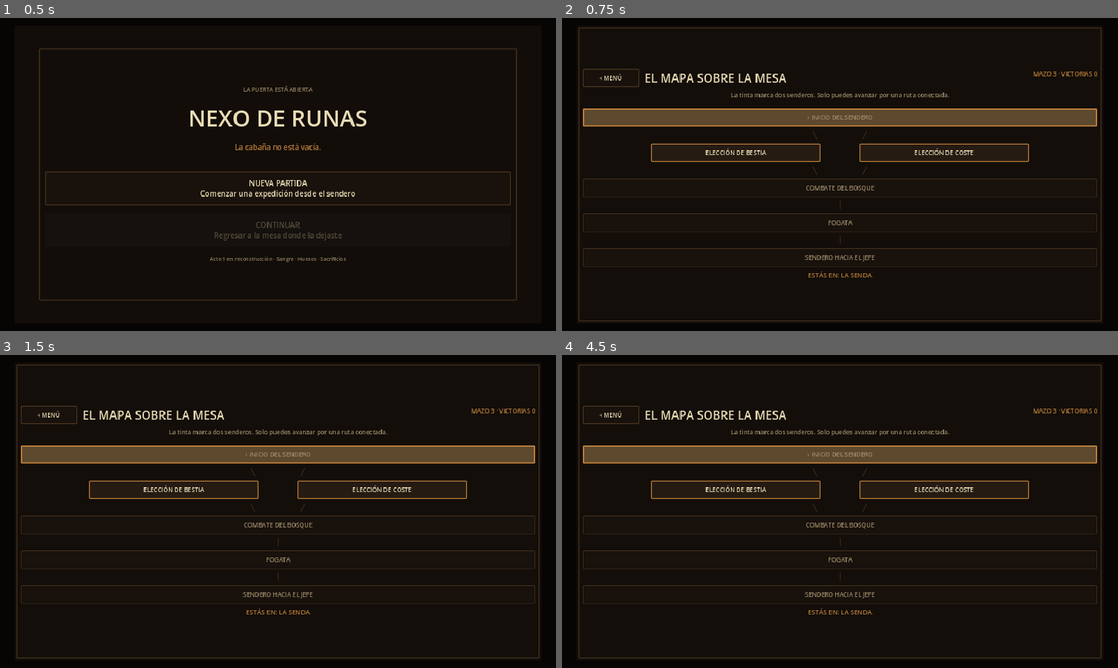
Above: before the commit, frames 1-4 (two rows, left to right).
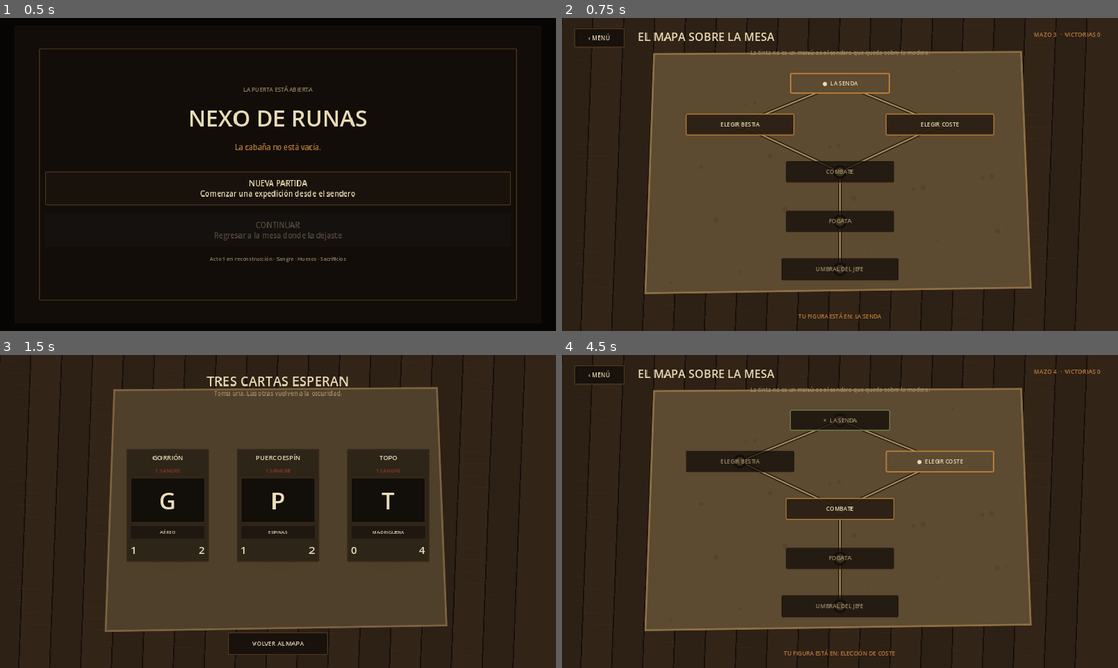
Above: after the commit, the same moments.

Repository: LoloscarPrr/Nexo-de-runas-v2
Game: Godot game, scene res://scenes/main.tscn
Two runs of this game, one before a commit and one after it. Both use one fixed random seed, a clock stepped at 60 frames per second and the inputs below.
Inputs (mouse positions are in pixels of both pictures, inside the frame that each line leads up to):
- Up to frame 1 (0.5 s): no input
- Up to frame 2 (0.75 s): click "NUEVA PARTIDA Comenzar una ex…" at 0.5 s
- Up to frame 3 (1.5 s): click (177, 461) at 1.25 s, where only the run after the commit has a clickable "ELEGIR BESTIA"
- Up to frame 4 (4.5 s): click (840, 642) at 2 s, where only the run after the commit has a clickable "VOLVER AL MAPA"; click (940, 461) at 2.75 s, where only the run after the commit has a clickable "ELEGIR COSTE"; click (612, 414) at 3.5 s, where only the run before the commit has a clickable "‹ MENÚ"; click (840, 524) at 4.25 s, where only the run before the commit has a clickable "NUEVA PARTIDA Comenzar una ex…"

Frame 1 is identical in both runs. In frame 2, 89% of the frame differs, in the area x 0-100%, y 0-100%; in frame 3, 84%; in frame 4, 88%.

Commit message:
feat(ui): turn campaign route into physical Acto 1 table

Diff:
--- a/scripts/ui/immersive_campaign_view.gd
+++ b/scripts/ui/immersive_campaign_view.gd
@@ -3,6 +3,7 @@
 const ImmersiveTableScript = preload("res://scripts/ui/battle_table.gd")
 const ImmersiveCardScript = preload("res://scripts/ui/battle_card.gd")
 const ImmersiveCatalogScript = preload("res://scripts/domain/card_catalog.gd")
+const CampaignBackdropScript = preload("res://scripts/ui/campaign_backdrop.gd")
 
 const I_INK := Color8(232, 218, 180)
 const I_MUTED := Color8(157, 139, 105)
@@ -10,6 +11,8 @@
 const I_BONE := Color8(207, 195, 158)
 const I_EDGE := Color8(78, 55, 31)
 const I_WOOD := Color8(37, 27, 18)
+const I_PAPER := Color8(92, 74, 49)
+const I_SUCCESS := Color8(118, 133, 80)
 
 func _render_battle() -> void:
 	_clear_screen()
@@ -23,18 +26,17 @@
 	add_child(table)
 
 	var side_gap := 10.0
-	var lane_width := clampf((vw - 515.0 - side_gap * 3.0) / 4.0, 150.0, 178.0)
-	var lane_height := 170.0
+	var lane_width := clampf((vw - 515.0 - side_gap * 3.0) / 4.0, 150.0, 198.0)
+	var lane_height := 176.0
 	var board_width := lane_width * 4.0 + side_gap * 3.0
 	var board_left := (vw - board_width) * 0.5
 	var right_x := vw - 252.0
 
-	_place(_label("LA MESA  /  TURNO %02d" % battle_state.turn, 20, I_INK, HORIZONTAL_ALIGNMENT_LEFT), Rect2(board_left, 30, board_width, 36))
+	_place(_label("LA MESA  /  TURNO %02d" % battle_state.turn, 20, I_INK, HORIZONTAL_ALIGNMENT_LEFT), Rect2(board_left, 28, board_width, 36))
 	var leave := _small_button("‹ MAPA", 120)
 	leave.pressed.connect(_show_map)
 	_place(leave, Rect2(28, 27, 120, 44))
 
-	# Left side: the scale and resources read as objects beside the table.
 	_place(_label("BALANZA", 14, I_AMBER, HORIZONTAL_ALIGNMENT_CENTER), Rect2(43, 193, 194, 28))
 	_place(_label("%+d / 5" % battle_state.scale, 23, I_INK, HORIZONTAL_ALIGNMENT_CENTER), Rect2(49, 405, 182, 34))
 	_place(_label("HUESOS  %d" % battle_state.bones, 18, I_BONE, HORIZONTAL_ALIGNMENT_CENTER), Rect2(38, 452, 202, 34))
@@ -42,27 +44,24 @@
 	var blood_text := "SANGRE  %d / %d" % [selected_sacrifices.size(), blood_cost] if blood_cost > 0 else "SANGRE  —"
 	_place(_label(blood_text, 16, I_INK, HORIZONTAL_ALIGNMENT_CENTER), Rect2(32, 489, 214, 34))
 
-	# Guardian panel hugs the actual right edge on wide Android displays.
 	_place(_label("EL GUARDIÁN", 14, I_MUTED, HORIZONTAL_ALIGNMENT_CENTER), Rect2(right_x, 238, 228, 28))
 	if battle_state.enemy_queue_index < battle_state.enemy_queue.size():
 		var next_card := ImmersiveCatalogScript.find_by_id(battle_state.enemy_queue[battle_state.enemy_queue_index])
 		_place(_label("SE ACERCA\n%s" % str(next_card.get("name", "")), 13, I_AMBER, HORIZONTAL_ALIGNMENT_CENTER), Rect2(right_x, 274, 228, 50))
 
-	# Four physical lanes. On wider phones they grow slightly but never become comically large.
 	for lane in range(4):
 		var x := board_left + float(lane) * (lane_width + side_gap)
 		var enemy = battle_state.enemy_lanes[lane]
-		_place(_immersive_slot(enemy, false, lane), Rect2(x, 104, lane_width, lane_height))
+		_place(_immersive_slot(enemy, false, lane), Rect2(x, 98, lane_width, lane_height))
 		var player = battle_state.player_lanes[lane]
 		var player_slot := _immersive_slot(player, true, lane)
 		player_slot.pressed.connect(_on_player_lane_pressed.bind(lane))
 		_place(player_slot, Rect2(x, 294, lane_width, lane_height))
-	_place(_label("SU LADO          ·          CUATRO CARRILES          ·          TU LADO", 11, I_MUTED, HORIZONTAL_ALIGNMENT_CENTER), Rect2(board_left, 273, board_width, 20))
+	_place(_label("SU LADO          ·          CUATRO CARRILES          ·          TU LADO", 11, I_MUTED, HORIZONTAL_ALIGNMENT_CENTER), Rect2(board_left, 274, board_width, 20))
 
 	var status_text: String = battle_state.last_message
-	_place(_label(status_text, 15, I_INK, HORIZONTAL_ALIGNMENT_CENTER), Rect2(board_left - 4, 468, board_width + 8, 51))
-
-	# Draw piles stay separated and visible at all times.
+	_place(_label(status_text, 15, I_INK, HORIZONTAL_ALIGNMENT_CENTER), Rect2(board_left - 4, 473, board_width + 8, 43))
+
 	var draw_deck := _small_button("MAZO\n%d cartas" % battle_state.draw_pile.size(), 110)
 	draw_deck.disabled = not battle_state.needs_draw() or battle_state.draw_pile.is_empty()
 	draw_deck.pressed.connect(_draw_regular)
@@ -74,26 +73,25 @@
 	if battle_state.needs_draw():
 		_place(_label("ELIGE DE DÓNDE ROBAR", 12, I_AMBER, HORIZONTAL_ALIGNMENT_CENTER), Rect2(right_x - 3, 548, 236, 28))
 
-	# Hand: larger cards, direct touch selection and a small physical lift from BattleCard.
 	var hand_scroll := ScrollContainer.new()
 	hand_scroll.horizontal_scroll_mode = ScrollContainer.SCROLL_MODE_AUTO
 	hand_scroll.vertical_scroll_mode = ScrollContainer.SCROLL_MODE_DISABLED
-	_place(hand_scroll, Rect2(board_left - 2, 526, board_width + 4, maxf(182.0, vh - 536.0)))
+	_place(hand_scroll, Rect2(board_left - 4, 518, board_width + 8, maxf(194.0, vh - 526.0)))
 	var hand_row := HBoxContainer.new()
-	hand_row.add_theme_constant_override("separation", 10)
+	hand_row.add_theme_constant_override("separation", 7)
 	hand_scroll.add_child(hand_row)
 	for index in range(battle_state.hand.size()):
 		var card := ImmersiveCardScript.new()
 		card.card = ImmersiveCatalogScript.find_by_id(battle_state.hand[index])
 		card.chosen = index == selected_hand_index
-		card.custom_minimum_size = Vector2(138, 178)
+		card.custom_minimum_size = Vector2(150, 190)
 		card.disabled = battle_state.needs_draw()
 		card.pressed.connect(_select_hand.bind(index))
 		hand_row.add_child(card)
 	if battle_state.hand.is_empty():
 		hand_row.add_child(_label("Tu mano está vacía.", 16, I_MUTED, HORIZONTAL_ALIGNMENT_CENTER))
 	if selected_hand_index >= 0:
-		hand_scroll.set_deferred("scroll_horizontal", maxi(0, selected_hand_index * 148 - int(board_width * 0.4)))
+		hand_scroll.set_deferred("scroll_horizontal", maxi(0, selected_hand_index * 157 - int(board_width * 0.4)))
 
 	var cancel := _small_button("CANCELAR\nSACRIFICIOS", 192)
 	cancel.disabled = selected_sacrifices.is_empty()
@@ -106,6 +104,130 @@
 	bell.disabled = battle_state.needs_draw()
 	bell.pressed.connect(_end_battle_turn)
 	_place(bell, Rect2(right_x, 614, 230, 70))
+
+func _show_map() -> void:
+	if state == null:
+		open_launcher()
+		return
+	_clear_screen()
+	_add_campaign_backdrop("map")
+	var viewport_size := get_viewport_rect().size
+	var vw := maxf(viewport_size.x, 1280.0)
+	var vh := maxf(viewport_size.y, 720.0)
+
+	var back := _small_button("‹ MENÚ", 116)
+	back.pressed.connect(_exit_to_menu)
+	_place(back, Rect2(28, 24, 116, 44))
+	_place(_label("EL MAPA SOBRE LA MESA", 26, I_INK, HORIZONTAL_ALIGNMENT_LEFT), Rect2(175, 24, 500, 38))
+	_place(_label("MAZO %d  ·  VICTORIAS %d" % [state.deck_ids.size(), state.victories], 14, I_AMBER, HORIZONTAL_ALIGNMENT_RIGHT), Rect2(vw - 380, 28, 340, 34))
+	_place(_label("La tinta no es un menú: es el sendero que queda sobre la madera.", 13, I_MUTED, HORIZONTAL_ALIGNMENT_CENTER), Rect2(vw * 0.25, 70, vw * 0.5, 30))
+
+	var cx := vw * 0.5
+	var top := 150.0
+	var usable := maxf(430.0, vh - 245.0)
+	var y0 := top
+	var y1 := top + usable * 0.20
+	var y2 := top + usable * 0.43
+	var y3 := top + usable * 0.67
+	var y4 := top + usable * 0.90
+	var branch_offset := minf(270.0, vw * 0.18)
+	_place(_physical_map_node("start", "LA SENDA"), Rect2(cx - 115, y0 - 24, 230, 48))
+	_place(_physical_map_node("choice_left", "ELEGIR BESTIA"), Rect2(cx - branch_offset - 125, y1 - 25, 250, 50))
+	_place(_physical_map_node("choice_right", "ELEGIR COSTE"), Rect2(cx + branch_offset - 125, y1 - 25, 250, 50))
+	_place(_physical_map_node("battle_1", "COMBATE"), Rect2(cx - 125, y2 - 25, 250, 50))
+	_place(_physical_map_node("campfire_1", "FOGATA"), Rect2(cx - 125, y3 - 25, 250, 50))
+	_place(_physical_map_node("gate_1", "UMBRAL DEL JEFE"), Rect2(cx - 135, y4 - 26, 270, 52))
+
+	var current: Dictionary = state.get_node(state.current_node)
+	_place(_label("TU FIGURA ESTÁ EN: %s" % str(current.get("title", state.current_node)), 13, I_AMBER, HORIZONTAL_ALIGNMENT_CENTER), Rect2(vw * 0.33, vh - 43, vw * 0.34, 28))
+
+func _show_choice(node_id: String) -> void:
+	_clear_screen()
+	_add_campaign_backdrop("choice")
+	var viewport_size := get_viewport_rect().size
+	var vw := maxf(viewport_size.x, 1280.0)
+	var vh := maxf(viewport_size.y, 720.0)
+	_place(_label("TRES CARTAS ESPERAN", 30, I_INK, HORIZONTAL_ALIGNMENT_CENTER), Rect2(vw * 0.25, 38, vw * 0.5, 42))
+	_place(_label("Toma una. Las otras vuelven a la oscuridad.", 14, I_MUTED, HORIZONTAL_ALIGNMENT_CENTER), Rect2(vw * 0.25, 78, vw * 0.5, 30))
+	var ids: Array[String]
+	if node_id == "choice_left":
+		ids = ["gorrion", "puercoespin", "topo"]
+	else:
+		ids = ["zarigueya", "coyote", "vibora"]
+	var card_w := 190.0
+	var card_h := 260.0
+	var gap := minf(90.0, vw * 0.05)
+	var total := card_w * 3.0 + gap * 2.0
+	var left := (vw - total) * 0.5
+	for index in range(ids.size()):
+		var view := _choice_card_button(ids[index], _claim_choice.bind(node_id, ids[index]))
+		_place(view, Rect2(left + float(index) * (card_w + gap), vh * 0.30, card_w, card_h))
+	var back := _small_button("VOLVER AL MAPA", 230)
+	back.pressed.connect(_show_map)
+	_place(back, Rect2(vw * 0.5 - 115, vh - 82, 230, 52))
+
+func _show_campfire(node_id: String) -> void:
+	_clear_screen()
+	_add_campaign_backdrop("campfire")
+	var viewport_size := get_viewport_rect().size
+	var vw := maxf(viewport_size.x, 1280.0)
+	var vh := maxf(viewport_size.y, 720.0)
+	_place(_label("UNA FOGATA ENTRE LOS ÁRBOLES", 30, I_AMBER, HORIZONTAL_ALIGNMENT_CENTER), Rect2(vw * 0.22, 38, vw * 0.56, 44))
+	_place(_label("Las figuras del otro lado del fuego miran tu mazo con demasiado interés.", 14, I_MUTED, HORIZONTAL_ALIGNMENT_CENTER), Rect2(vw * 0.24, 83, vw * 0.52, 34))
+	var approach := _small_button("ACERCARTE AL FUEGO", 300)
+	approach.pressed.connect(_resolve_simple_node.bind(node_id))
+	approach.add_theme_stylebox_override("normal", _panel_style(Color(0.18, 0.09, 0.035, 0.88), I_AMBER, 2, 3))
+	_place(approach, Rect2(vw * 0.5 - 155, vh - 132, 310, 54))
+	var leave := _small_button("ALEJARTE", 220)
+	leave.pressed.connect(_show_map)
+	_place(leave, Rect2(vw * 0.5 - 110, vh - 70, 220, 44))
+
+func _show_region_gate(node_id: String) -> void:
+	_clear_screen()
+	_add_campaign_backdrop("gate")
+	var viewport_size := get_viewport_rect().size
+	var vw := maxf(viewport_size.x, 1280.0)
+	var vh := maxf(viewport_size.y, 720.0)
+	_place(_label("ALGO TE ESPERA MÁS ADELANTE", 31, I_INK, HORIZONTAL_ALIGNMENT_CENTER), Rect2(vw * 0.22, 42, vw * 0.56, 44))
+	_place(_label("Desde la oscuridad llegan golpes de metal y una respiración que no es la tuya.", 14, I_MUTED, HORIZONTAL_ALIGNMENT_CENTER), Rect2(vw * 0.24, 88, vw * 0.52, 34))
+	var enter := _small_button("ACERCARTE AL UMBRAL", 320)
+	enter.pressed.connect(_resolve_simple_node.bind(node_id))
+	enter.add_theme_stylebox_override("normal", _panel_style(Color(0.08, 0.055, 0.035, 0.92), I_AMBER, 2, 3))
+	_place(enter, Rect2(vw * 0.5 - 160, vh - 127, 320, 54))
+	var back := _small_button("VOLVER AL MAPA", 230)
+	back.pressed.connect(_show_map)
+	_place(back, Rect2(vw * 0.5 - 115, vh - 66, 230, 44))
+
+func _physical_map_node(node_id: String, text_value: String) -> Button:
+	var button := _small_button(text_value, 0)
+	button.add_theme_font_size_override("font_size", 13)
+	var is_current: bool = state != null and state.current_node == node_id
+	var is_resolved: bool = state != null and state.resolved_nodes.has(node_id)
+	var accessible: bool = state != null and state.can_enter(node_id)
+	if is_current:
+		button.text = "●  %s" % text_value
+		button.disabled = true
+		button.add_theme_stylebox_override("disabled", _panel_style(I_PAPER, I_AMBER, 3, 3))
+		button.add_theme_color_override("font_disabled_color", I_INK)
+	elif is_resolved:
+		button.text = "×  %s" % text_value
+		button.disabled = true
+		button.add_theme_stylebox_override("disabled", _panel_style(Color(0.09, 0.065, 0.04, 0.82), I_SUCCESS, 2, 3))
+	elif accessible:
+		button.pressed.connect(_enter_node.bind(node_id))
+		button.add_theme_stylebox_override("normal", _panel_style(Color(0.16, 0.12, 0.075, 0.92), I_AMBER, 2, 3))
+		button.add_theme_stylebox_override("pressed", _panel_style(I_PAPER, I_AMBER, 3, 3))
+	else:
+		button.disabled = true
+		button.add_theme_stylebox_override("disabled", _panel_style(Color(0.055, 0.04, 0.027, 0.72), I_EDGE, 1, 3))
+	return button
+
+func _add_campaign_backdrop(mode_name: String) -> void:
+	var backdrop := CampaignBackdropScript.new()
+	backdrop.mode = mode_name
+	backdrop.set_anchors_and_offsets_preset(Control.PRESET_FULL_RECT)
+	add_child(backdrop)
+	move_child(backdrop, 0)
 
 func _immersive_slot(unit, player_side: bool, lane: int) -> Button:
 	if unit != null:
